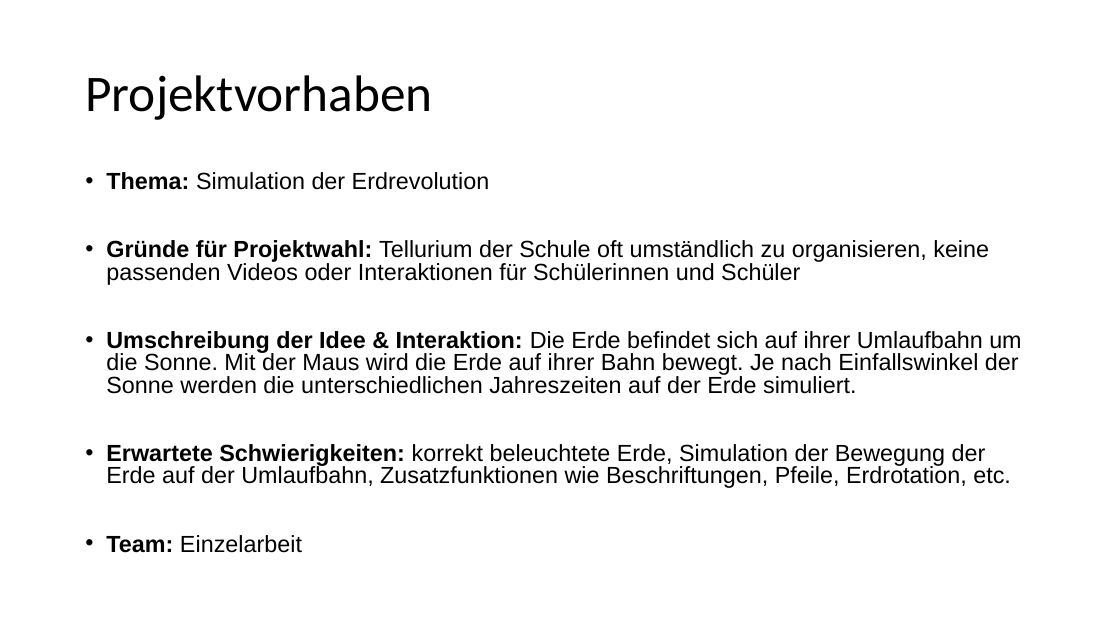
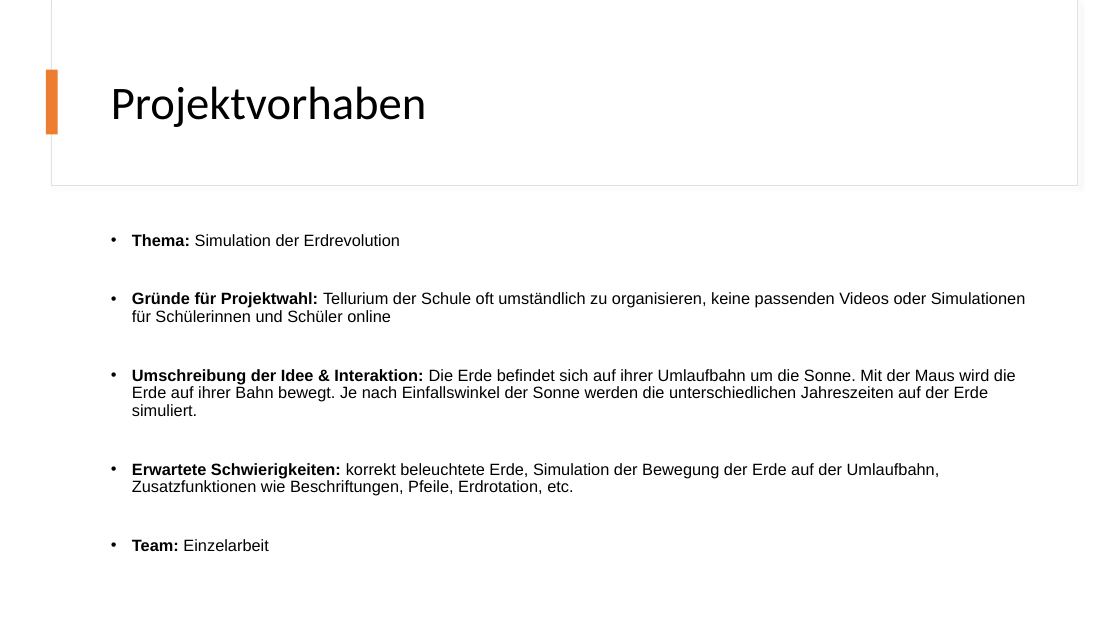
Before and after one commit to Carmen-MI/Erdrevolution_Carmen, a slide deck: slide 7 of Präsentation.pptx. Drawn at 1120x630 pixels with LibreOffice and Linux fonts; fonts in the diff are those of the drawing. Boxes give left, top, right and bottom in pixels: in the first picture for what was removed or moved away, otherwise in the second. Text is boxed around its words. In the diff, an @@ line names an element or a change of style, - is before the commit and + after.

```diff
--- a/Präsentation.pptx
+++ b/Präsentation.pptx
@@ rectangle added at <box>51,0,1077,186</box>, fill #FFFFFF, outline #E1E1E1 0.75 pt @@
@@ rectangle added at <box>52,0,1077,185</box>, fill #FFFFFF @@
@@ title "Projektvorhaben": place and size @@
-title "Projektvorhaben" at <box>85,75,432,120</box>
+title "Projektvorhaben" at <box>111,86,426,127</box>
@@ title "Projektvorhaben" at <box>111,86,426,127</box>: size 44 to 40 pt @@
@@ rectangle added at <box>46,70,58,134</box>, fill #ED7D31 @@
@@ text "Thema: Simulation der Erdrevolution": place and size @@
-text "Thema: Simulation der Erdrevolution" at <box>106,172,1021,553</box>
+text "Thema: Simulation der Erdrevolution" at <box>132,234,1026,551</box>
@@ text at <box>132,234,1016,551</box>: size 20 to 14 pt in "Thema: Simulation der Erdrevolution", "Umschreibung der Idee & Interaktion: Die Erde ...", "Erwartete Schwierigkeiten: korrekt beleuchtete Erde, Simulat ...", "Team: Einzelarbeit"; line spacing 0.8 to 0.9 @@
@@ text at <box>132,292,1026,322</box>: text changed; size 20 to 14 pt @@
-• Gründe für Projektwahl: Tellurium der Schule oft umständlich zu organisieren, keine passenden Videos oder Interaktionen für Schülerinnen und Schüler
+• Gründe für Projektwahl: Tellurium der Schule oft umständlich zu organisieren, keine passenden Videos oder Simulationen für Schülerinnen und Schüler online
```
Also in this commit, not shown: 9 other slides changed, 1 slide added, 1 other file.
